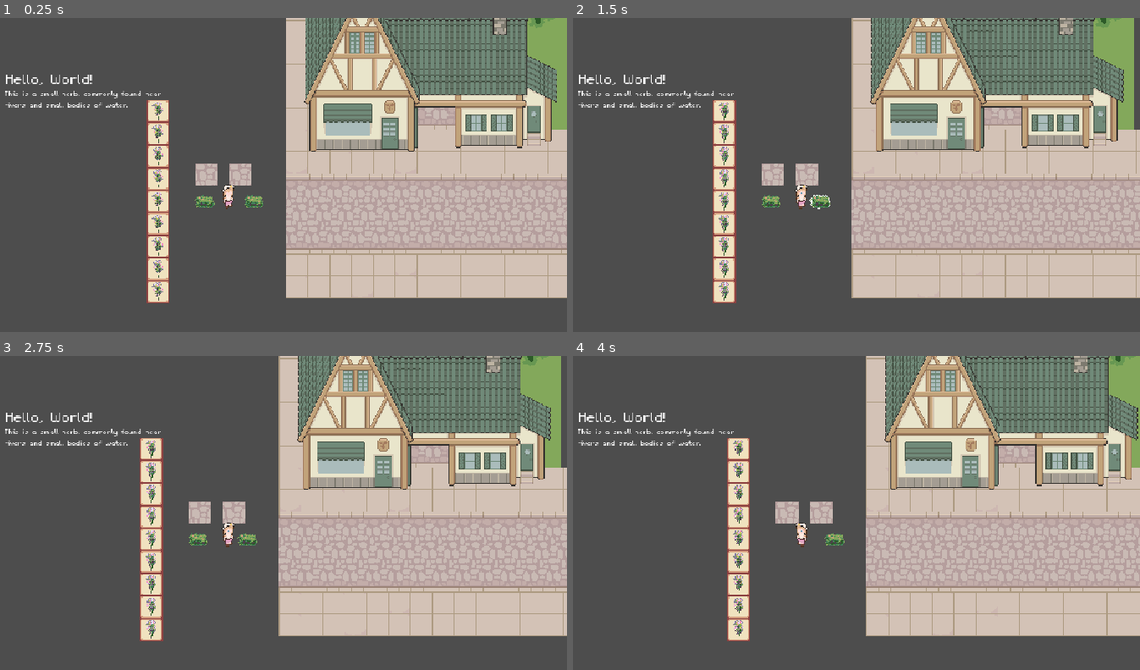
Above: before the commit, frames 1-4 (two rows, left to right).
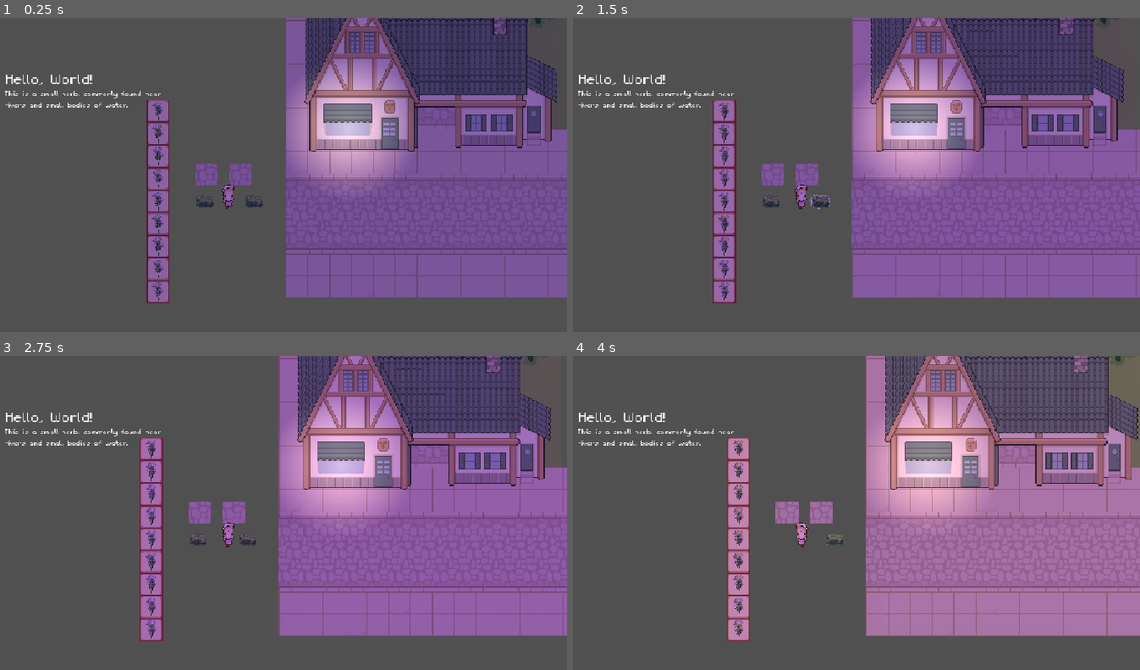
Above: after the commit, the same moments.

Repository: Jelmerrr/Flask-and-Fortune
Game: Godot game, scene res://Scenes/UtilScenes/visual_handler.tscn
Same seed, same stepped clock (60 frames per second), same inputs: the game is played once before the commit and once after it.
Inputs (mouse positions are in pixels of both pictures, inside the frame that each line leads up to):
- Up to frame 1 (0.25 s): no input
- Up to frame 2 (1.5 s): tap Enter at 0.5 s; move the mouse to (777, 203) at 0.52 s; hold D (move_right) 0.53-1.28 s; tap C (OpenCraftingUI) at 0.6, 1.35 s; click (777, 203) at 0.67 s; tap Space at 1.25 s; move the mouse to (822, 203) at 1.27 s; hold S (move_down) from 1.28 s (still down); click (822, 203) at 1.42 s
- Up to frame 3 (2.75 s): tap Enter at 2 s; move the mouse to (294, 462) at 2.02 s; release S (move_down) at 2.03 s; hold D (move_right) from 2.03 s (still down); tap C (OpenCraftingUI) at 2.1 s
- Up to frame 4 (4 s): tap Space at 2.75 s; move the mouse to (765, 622) at 2.77 s; release D (move_right) at 2.78 s; hold W (move_up) 2.78-3.53 s; tap C (OpenCraftingUI) at 2.85, 3.6 s; click (765, 622) at 2.92 s; tap Enter at 3.5 s; move the mouse to (1003, 604) at 3.52 s; hold A (move_left) from 3.53 s (still down)

The runs differ from the first frame. In frame 1, 47% of the frame differs, in the area x 25-100%, y 0-91%; in frame 2, 48%; in frame 3, 48%, in the area x 24-100%, y 0-91%; in frame 4, 45%.

Commit message:
Day and night cycle

Diff:
--- a/Scenes/Placeholder/test_environment.tscn
+++ b/Scenes/Placeholder/test_environment.tscn
@@ -6,6 +6,8 @@
 [ext_resource type="PackedScene" uid="uid://c8p0g5r0f2q08" path="res://Scenes/Gatherable Objects/ObjectScenes/SunberryGatherableObject.tscn" id="4_nfcxt"]
 [ext_resource type="Texture2D" uid="uid://dy10v8phoj74x" path="res://Assets/Placeholder/ExampleStreet.png" id="5_7i3ty"]
 [ext_resource type="PackedScene" uid="uid://hiwkpj110h6r" path="res://Scenes/Non-Gatherable Objects/Houses/PlayerAtelierScene.tscn" id="6_42avm"]
+[ext_resource type="Texture2D" uid="uid://cqwxxvjrn42kf" path="res://Assets/Lighting/512x512 textures (61).png" id="7_vxmrb"]
+[ext_resource type="Script" uid="uid://dquvisnyqqvsc" path="res://Scripts/Visual/Lighting/PointLightController.gd" id="8_0xm56"]
 
 [node name="Test Environment" type="Node2D"]
 y_sort_enabled = true
@@ -114,3 +116,12 @@
 
 [node name="Player Atelier" parent="." instance=ExtResource("6_42avm")]
 position = Vector2(275, -259)
+
+[node name="PointLight2D" type="PointLight2D" parent="."]
+position = Vector2(170, -114)
+color = Color(0.86227375, 0.80674815, 0.51737773, 1)
+shadow_color = Color(0, 0, 0, 1)
+texture = ExtResource("7_vxmrb")
+texture_scale = 0.4
+script = ExtResource("8_0xm56")
+isDeterminedByDayNightCycle = true
--- a/Scenes/UtilScenes/visual_handler.tscn
+++ b/Scenes/UtilScenes/visual_handler.tscn
@@ -10,6 +10,13 @@
 
 [sub_resource type="GradientTexture1D" id="GradientTexture1D_axpmp"]
 gradient = SubResource("Gradient_pi6qo")
+use_hdr = true
+
+[sub_resource type="Environment" id="Environment_7anny"]
+background_mode = 3
+glow_enabled = true
+glow_normalized = true
+glow_bloom = 0.1
 
 [node name="Visual Handler" type="Node2D"]
 
@@ -52,11 +59,12 @@
 [node name="Test Environment" parent="Scene Handler" instance=ExtResource("1_exiw7")]
 
 [node name="CanvasModulate" type="CanvasModulate" parent="Scene Handler"]
-visible = false
 color = Color(0.24567527, 0.3414838, 0.7108614, 1)
 script = ExtResource("4_pi6qo")
 gradient = SubResource("GradientTexture1D_axpmp")
-dayDurationInSeconds = 10
+
+[node name="WorldEnvironment" type="WorldEnvironment" parent="Scene Handler"]
+environment = SubResource("Environment_7anny")
 
 [node name="Control" type="Control" parent="."]
 visible = false
--- /dev/null
+++ b/Scripts/CoreUtils/Globals/GlobalTimeOfDayController.gd
@@ -0,0 +1,25 @@
+extends Node
+
+const MINUTESINDAY = 1440
+const MINNUTESINHOUR= 60
+
+var time: float = 1.0 #measured in minutes
+var precentOfDayPassed: float
+
+var dayDurationInMinutes: float = 1 #This controls the time it takes for 1 ingame day
+
+var dayDurationInDelta: float
+var inGameMinuteInDelta: float
+var timeScaleMultiplier: float #Used for lighting cycle functions
+
+func _ready() -> void:
+	#1 delta = 1 second
+	#1 minute = 60 delta
+	#2pi = 1 day = 1440 minutes = 86400 delta
+	dayDurationInDelta = dayDurationInMinutes * 60
+	timeScaleMultiplier = PI / (0.5 * dayDurationInDelta)
+	inGameMinuteInDelta = dayDurationInDelta / MINUTESINDAY
+
+func _physics_process(delta: float) -> void:
+	#1 delta = 1 second
+	time += delta * timeScaleMultiplier
--- a/Scripts/Visual/DayNightModulateController.gd
+++ b/Scripts/Visual/DayNightModulateController.gd
@@ -2,47 +2,7 @@
 
 @export var gradient: GradientTexture1D
 
-var time: float = 0.0
-
-const MINPERDAY = 1440
-const MINPERHOUR = 60
-const INGAMEMINTODELTA = (2 * PI) / MINPERDAY
-
-@export var dayDurationInSeconds: int = 1
-
 # Called every frame. 'delta' is the elapsed time since the previous frame.
 func _physics_process(delta: float) -> void:
-	# ingamemintodelta = 1 min in game in delta = 0.0043
-	#print(INGAMEMINTODELTA)
-
-	# 1/60 second = 0.016 delta
-	# 1 second = 1 delta
-	#print(delta)
-
-	# ingame min/delta = 3.8
-	#print(delta / INGAMEMINTODELTA)
-
-	# 1 day in game = 6.28 second irl
-	# ratio = 1:6.28
-	# 1 day in game = 376.99 delta
-	#print(MINPERDAY / (delta / INGAMEMINTODELTA))
-	# Above formula calculates 1 day length in delta
-	#print(376.991118430775 / 60)
-
-	# if 1 day = 60 seconds
-	# 60 / 6.28 = time scale multiplier
-	#print(60 / (MINPERDAY / (delta / INGAMEMINTODELTA)))
-
-	# Time scale multipler = 9.54 for 1 min irl = 1 day in game
-	# If we do the ratio calculator but with delta divided by time scale multiplier we get 60
-	# Which means 1 day in game = 60 second irl
-	#print(MINPERDAY / ((delta / 0.1591549430919) / INGAMEMINTODELTA))
-
-	# 1 day in game in delta = MINPERDAY / (delta / INGAMEMINTODELTA)
-
-	#Calculate multipler to achieve ratio of 1 day in game = selected length in seconds
-	var dayDurationInDelta = dayDurationInSeconds / 60.0
-	var timeScaleMultiplier = dayDurationInDelta / (MINPERDAY / (delta / INGAMEMINTODELTA))
-	time += delta * timeScaleMultiplier
-	var value = (sin(time - 0.5 * PI) + 1.0) / 2.0
+	var value = (sin(GlobalTimeOfDayController.time - 0.5 * PI) + 1.0) * 0.5
 	self.color = gradient.gradient.sample(value)
--- /dev/null
+++ b/Scripts/Visual/Lighting/PointLightController.gd
@@ -0,0 +1,6 @@
+extends PointLight2D
+
+@export var isDeterminedByDayNightCycle: bool
+
+func _physics_process(delta: float) -> void:
+	if isDeterminedByDayNightCycle: self.energy = (-sin(GlobalTimeOfDayController.time - 0.5 * PI) + 1.0) * 0.5
--- a/project.godot
+++ b/project.godot
@@ -28,6 +28,7 @@
 GlobalSignalBus="*res://Scripts/CoreUtils/Globals/GlobalSignalBus.gd"
 GlobalIventoryHandler="*res://Scripts/Inventory/GlobalIventoryHandler.gd"
 GlobalCraftingHandler="*res://Scripts/Crafting/GlobalCraftingHandler.gd"
+GlobalTimeOfDayController="*res://Scripts/CoreUtils/Globals/GlobalTimeOfDayController.gd"
 
 [display]
 
Binary file added: Assets/Lighting/512x512 textures (61).png
Not shown, added: Assets/Lighting/512x512 textures (61).png.import
Binary file added: Assets/Placeholder/a5bbfead133882d0a9f4c14a092c97be9cbbf5a3.png
Not shown, added: Assets/Placeholder/a5bbfead133882d0a9f4c14a092c97be9cbbf5a3.png.import
Not shown: 1 places in Scenes/Placeholder/test_environment.tscn that only renumber resources
Not shown: 1 places in Scenes/UtilScenes/visual_handler.tscn that only renumber resources
Not shown, added: Scripts/CoreUtils/Globals/GlobalTimeOfDayController.gd.uid
Not shown, added: Scripts/Visual/Lighting/PointLightController.gd.uid
